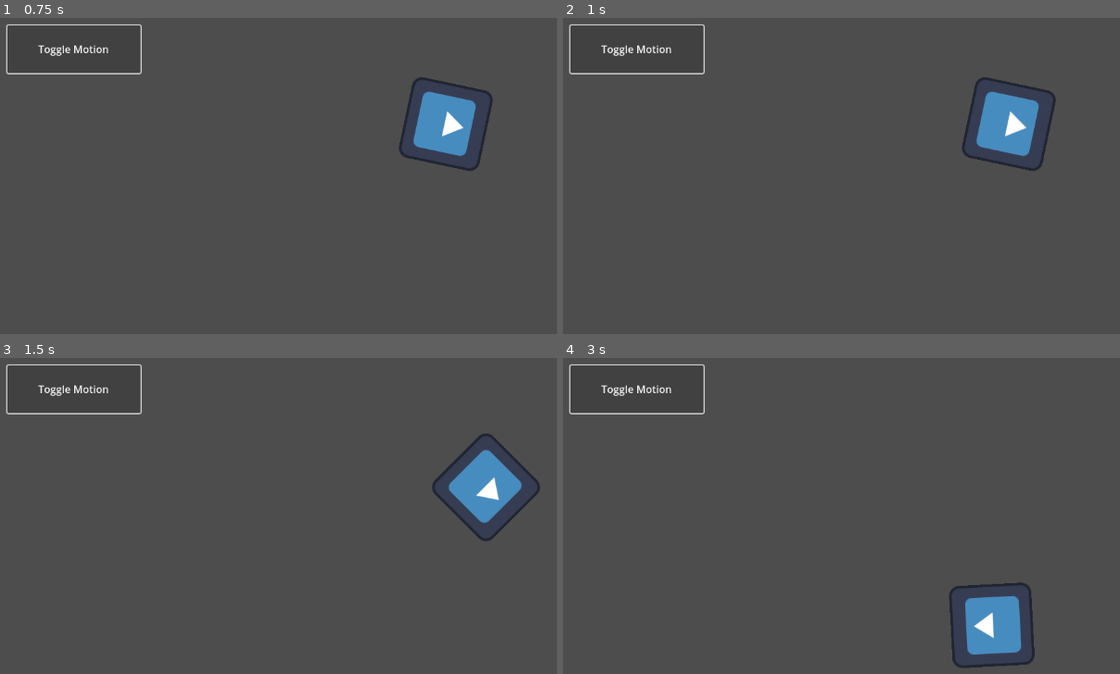
Above: before the commit, frames 1-4 (two rows, left to right).
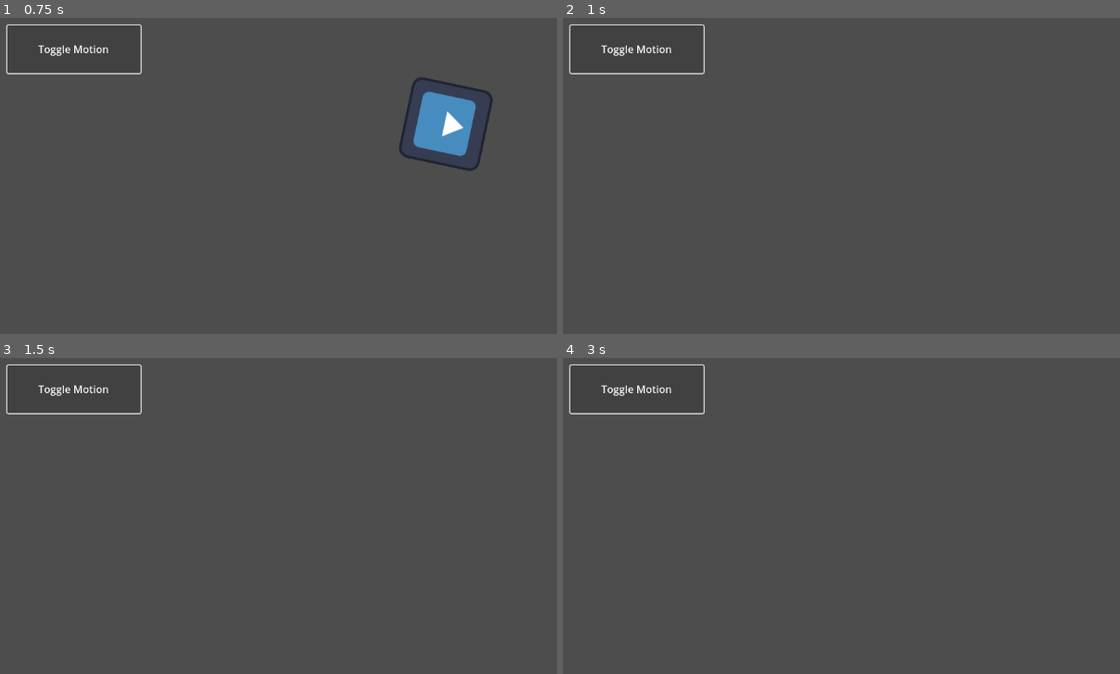
Above: after the commit, the same moments.

Repository: SriramAnanth2912/Godot_Learning
Game: Godot game, scene res://node_2d.tscn
Same seed, same stepped clock (60 frames per second), same inputs: the game is played once before the commit and once after it. This scene is started directly instead of the project's main scene. The engine's default icon, where the game draws it, is replaced by a stand-in: a white triangle on a blue panel in a dark square.
Inputs:
- Up to frame 1 (0.75 s): click "Toggle Motion" at 0.5 s
- Up to frame 2 (1 s): no input
- Up to frame 3 (1.5 s): click "Toggle Motion" at 1.25 s
- Up to frame 4 (3 s): click "Toggle Motion" at 2 s; tap Enter at 2.75 s

Frame 1 is identical in both runs. In frame 2, 2.3% of the frame differs, in the area x 71-89%, y 18-49%; in frame 3, 2.3%; in frame 4, 2.3%.

Commit message:
Connecting a signal via code
Added Timer node to demonstrate the method of connecting a signal to a node via code using connect() built-in func

Diff:
--- a/using-signals/node_2d.tscn
+++ b/using-signals/node_2d.tscn
@@ -10,6 +10,9 @@
 texture = ExtResource("1_0e48y")
 script = ExtResource("2_epypp")
 
+[node name="Timer" type="Timer" parent="Sprite2D"]
+autostart = true
+
 [node name="Button" type="Button" parent="."]
 offset_left = 75.0
 offset_top = 81.0
--- a/using-signals/sprite_2d.gd
+++ b/using-signals/sprite_2d.gd
@@ -2,6 +2,12 @@
 
 var speed: int = 400 ## speed of the sprite
 var angular_speed: float = PI ## angular speed of the sprite
+
+
+func _ready():
+	var timer = get_node("Timer")
+	timer.timeout.connect(_on_timer_timeout)
+
 
 func _process(delta: float) -> void:
 	rotation += angular_speed * delta
@@ -11,3 +17,7 @@
 
 func _on_button_pressed() -> void:
 	set_process(not is_processing())
+
+
+func _on_timer_timeout():
+	visible = not visible
